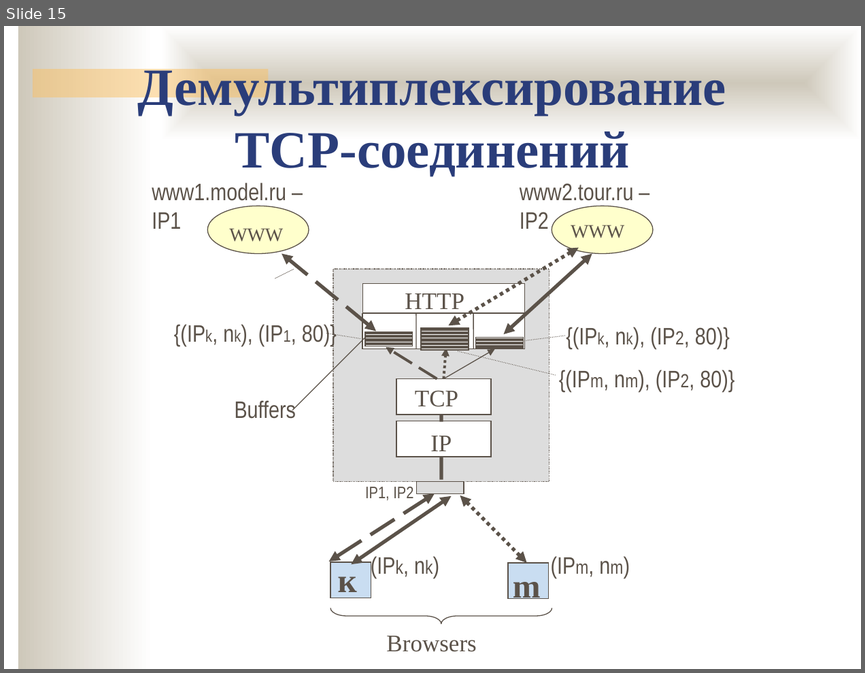
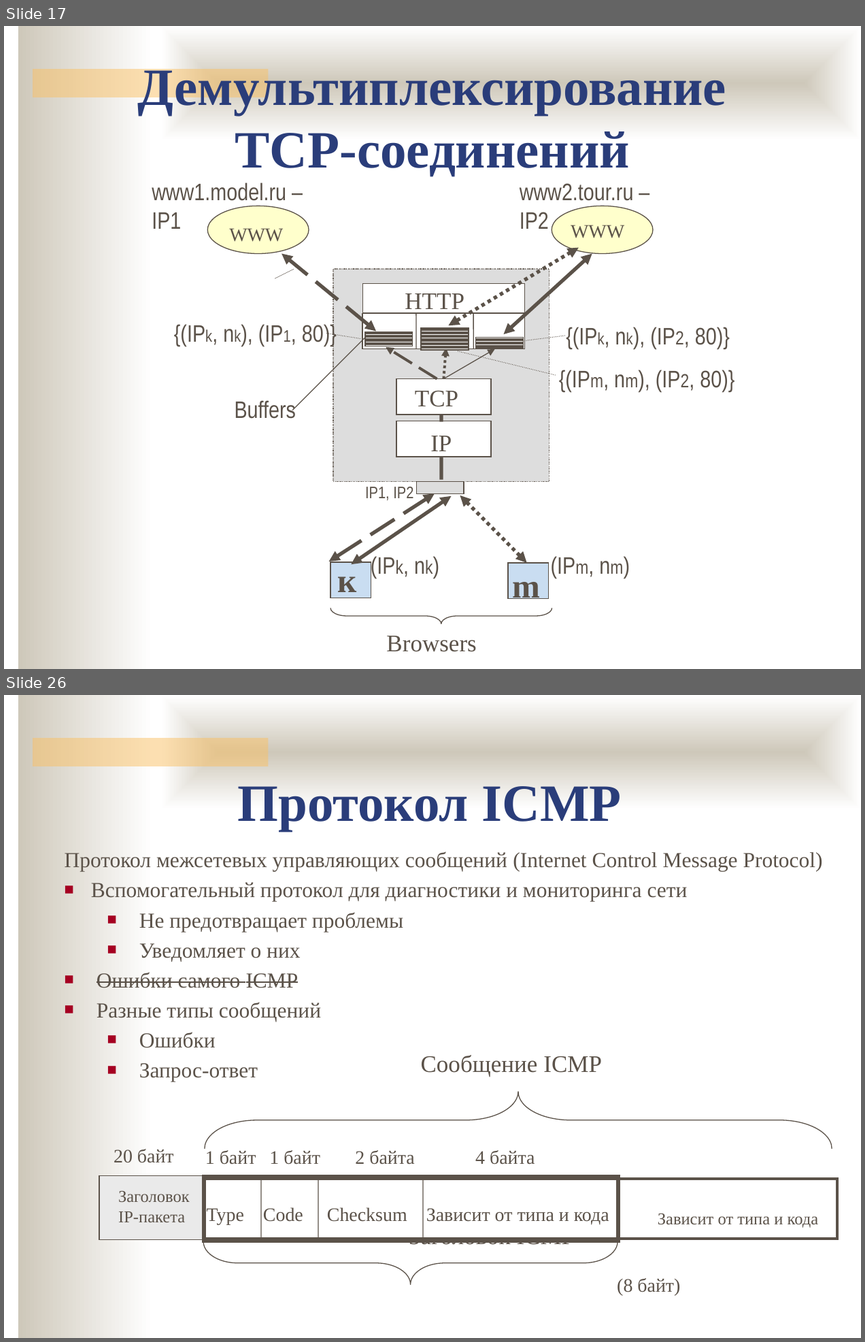
Before and after one commit to ukoloff/nets, a slide deck: lecture/11.pptx. Shown one above the other, each under a label of ours: slide 15 before the commit, slides 17 and 26 after it; the slides between them are not shown. The pictures are 865x673 and 865x1342 pixels, drawn with LibreOffice and Linux fonts; fonts in the diff are those of the drawing; background and template pictures are left out. Boxes give left, top, right and bottom in pixels: in the first picture for what was removed or moved away, otherwise in the second. Text is boxed around its words. In the diff, an @@ line names an element or a change of style, - is before the commit and + after.

```diff
--- a/lecture/11.pptx
+++ b/lecture/11.pptx
@@ slide 26 added at bbox=[4, 695, 861, 1338], background #FFFFFF; not listed: 3 template elements that a slide beside it also shows @@
@@ text added at bbox=[237, 786, 621, 831], 44 pt, text #2A3D7A, bold @@
+Протокол ICMP
@@ text added at bbox=[65, 851, 823, 1082], 18 pt, text #5B5249 @@
+Протокол межсетевых управляющих сообщений (Internet Control Message Protocol)
+■ Вспомогательный протокол для диагностики и мониторинга сети
+  ■ Не предотвращает проблемы
+  ■ Уведомляет о них
+■ Ошибки самого ICMP
+■ Разные типы сообщений
+  ■ Ошибки
+  ■ Запрос-ответ
@@ text added at bbox=[421, 1055, 602, 1076], 20 pt, text #5B5249 @@
+Сообщение ICMP
@@ left brace added at bbox=[205, 1091, 832, 1149], outline #5B5249 0.75 pt @@
@@ text added at bbox=[113, 1149, 174, 1163], 16 pt, text #5B5249 @@
+20 байт
@@ text added at bbox=[205, 1150, 256, 1164], 16 pt, text #5B5249 @@
+1 байт
@@ text added at bbox=[269, 1150, 320, 1164], 16 pt, text #5B5249 @@
+1 байт
@@ text added at bbox=[355, 1150, 414, 1164], 16 pt, text #5B5249 @@
+2 байта
@@ text added at bbox=[475, 1150, 534, 1164], 16 pt, text #5B5249 @@
+4 байта
@@ rectangle added at bbox=[99, 1175, 203, 1239], fill #EAEAEA, outline #5B5249 0.75 pt @@
@@ rectangle added at bbox=[204, 1176, 617, 1241], fill #FFFFFF, outline #5B5249 3 pt @@
@@ rectangle added at bbox=[204, 1179, 837, 1238], outline #5B5249 2.25 pt @@
@@ line added from (261, 1176) to (261, 1241), #5B5249 0.75 pt @@
@@ line added from (318, 1176) to (318, 1241), #5B5249 0.75 pt @@
@@ line added from (423, 1176) to (423, 1241), #5B5249 0.75 pt @@
@@ text added at bbox=[118, 1191, 190, 1222], 14 pt, text #5B5249 @@
+Заголовок IP-пакета
@@ text added at bbox=[207, 1207, 609, 1225], 16 pt, text #5B5249 @@
+Type Code Checksum Зависит от типа и кода
@@ text added at bbox=[409, 1225, 575, 1244], 20 pt, text #5B5249 @@
+Заголовок ICMP
@@ text added at bbox=[657, 1213, 819, 1227], 14 pt, text #5B5249 @@
+Зависит от типа и кода
@@ left brace added at bbox=[203, 1241, 617, 1284], outline #5B5249 0.75 pt @@
@@ text added at bbox=[617, 1278, 680, 1295], 16 pt, text #5B5249 @@
+(8 байт)
@@ what was slide 15 is now slide 17 @@
```
Also in this commit, not shown: 3 slides changed, 11 other slides added.
